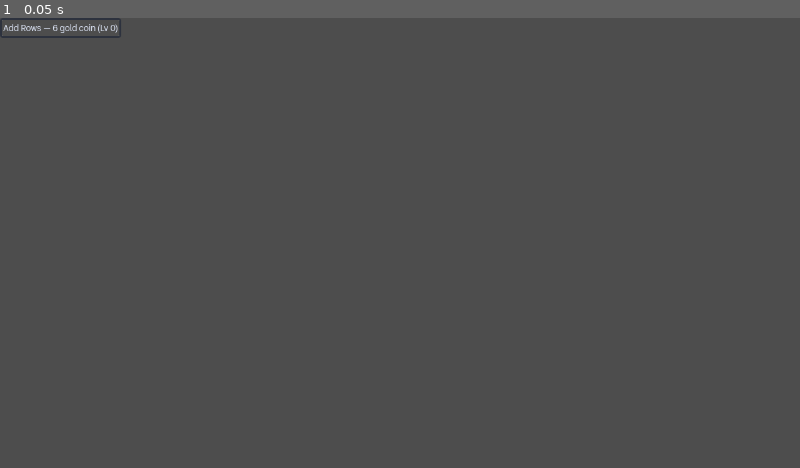
Above: before the commit, frame 1.
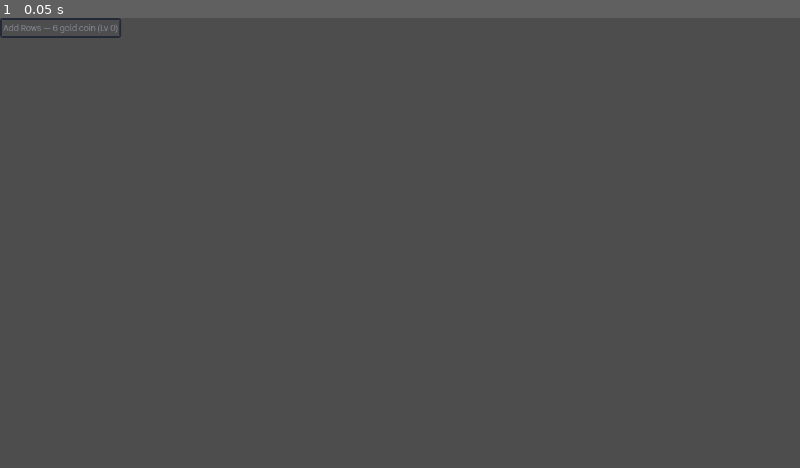
Above: after the commit, the same moment.

Repository: kjbrown-sandbox/pleenko
Game: Godot game, scene res://entities/upgrade_row/upgrade_row.tscn
The game is run twice, just before and just after one commit, with the same random seed, the same clock (stepped at 60 frames per second) and the same inputs. This scene is started directly instead of the project's main scene.
Inputs:
- Up to frame 1 (0.05 s): no input

The runs differ from the first frame. In frame 1, less than 0.1% of the frame differs, in the area x 0-15%, y 1-4%.

Commit message:
More button styling

Diff:
--- a/entities/upgrade_row/upgrade_row.gd
+++ b/entities/upgrade_row/upgrade_row.gd
@@ -13,6 +13,7 @@
 var _fill_rect: ColorRect
 var _fill_label: Label
 var _base_label: Label
+var _is_hovered := false
 
 func setup(board_type: Enums.BoardType, upgrade_type: Enums.UpgradeType, on_upgrade: Callable) -> void:
 	_board_type = board_type
@@ -33,7 +34,7 @@
 	purchase_button.add_theme_color_override("font_pressed_color", Color.TRANSPARENT)
 	purchase_button.add_theme_color_override("font_disabled_color", Color.TRANSPARENT)
 
-	# Base label (unfilled area — text in light bg color)
+	# Base label (unfilled area — text color)
 	_base_label = Label.new()
 	_base_label.horizontal_alignment = HORIZONTAL_ALIGNMENT_CENTER
 	_base_label.vertical_alignment = VERTICAL_ALIGNMENT_CENTER
@@ -78,7 +79,8 @@
 	cap_raise_button.focus_mode = Control.FOCUS_NONE
 	_update_button()
 	purchase_button.pressed.connect(_on_pressed)
-	purchase_button.mouse_entered.connect(_on_hover.bind(purchase_button))
+	purchase_button.mouse_entered.connect(_on_mouse_entered)
+	purchase_button.mouse_exited.connect(_on_mouse_exited)
 	cap_raise_button.pressed.connect(_on_cap_raise_pressed)
 	cap_raise_button.mouse_entered.connect(_on_hover.bind(cap_raise_button))
 	CurrencyManager.currency_changed.connect(_on_currency_changed)
@@ -91,11 +93,11 @@
 func _apply_outline_style(button: Button) -> void:
 	var t: VisualTheme = ThemeProvider.theme
 	var border_col := t.button_enabled_color
-
-	# Transparent background with colored border
+	var disabled_border := t.button_disabled_color
+
 	var normal_style := t._make_stylebox(Color.TRANSPARENT, border_col)
 	var hover_style := t._make_stylebox(Color.TRANSPARENT, t.button_hovered_color)
-	var disabled_style := t._make_stylebox(Color.TRANSPARENT, border_col.darkened(0.3))
+	var disabled_style := t._make_stylebox(Color.TRANSPARENT, disabled_border)
 
 	button.add_theme_stylebox_override("normal", normal_style)
 	button.add_theme_stylebox_override("hover", hover_style)
@@ -147,12 +149,30 @@
 
 	_update_fill(state)
 
-	purchase_button.disabled = not UpgradeManager.can_buy(_board_type, _upgrade_type)
+	var is_disabled := not UpgradeManager.can_buy(_board_type, _upgrade_type)
+	purchase_button.disabled = is_disabled
+	_apply_fill_colors(is_disabled)
 
 	if cap_raise_button.visible:
 		var cap_cost := UpgradeManager.get_cap_raise_cost(_board_type, _upgrade_type)
 		cap_raise_button.text = "+ (%d)" % cap_cost
 		cap_raise_button.disabled = not UpgradeManager.can_buy_cap_raise(_board_type, _upgrade_type)
+
+
+func _apply_fill_colors(is_disabled: bool) -> void:
+	var t: VisualTheme = ThemeProvider.theme
+	if is_disabled:
+		_fill_rect.color = t.button_disabled_color
+		_base_label.add_theme_color_override("font_color", t.normal_text_color.darkened(0.4))
+		_fill_label.add_theme_color_override("font_color", t.background_color.darkened(0.2))
+	elif _is_hovered:
+		_fill_rect.color = t.button_hovered_color
+		_base_label.add_theme_color_override("font_color", t.normal_text_color)
+		_fill_label.add_theme_color_override("font_color", t.background_color)
+	else:
+		_fill_rect.color = t.button_enabled_color
+		_base_label.add_theme_color_override("font_color", t.normal_text_color)
+		_fill_label.add_theme_color_override("font_color", t.background_color)
 
 
 func _update_fill(state: UpgradeManager.UpgradeState) -> void:
@@ -165,6 +185,17 @@
 	_fill_clip.offset_right = 0
 
 
+func _on_mouse_entered() -> void:
+	_is_hovered = true
+	if not purchase_button.disabled:
+		_apply_fill_colors(false)
+
+func _on_mouse_exited() -> void:
+	_is_hovered = false
+	if not purchase_button.disabled:
+		_apply_fill_colors(false)
+
+
 func _on_hover(button: Button) -> void:
 	if button.disabled:
 		return
